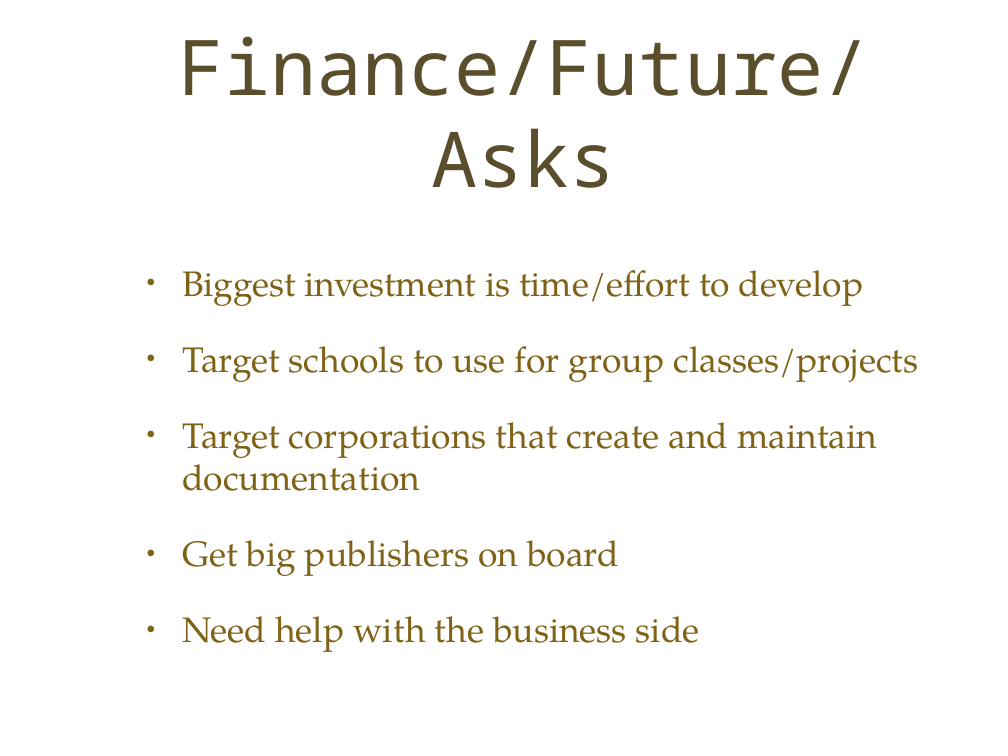
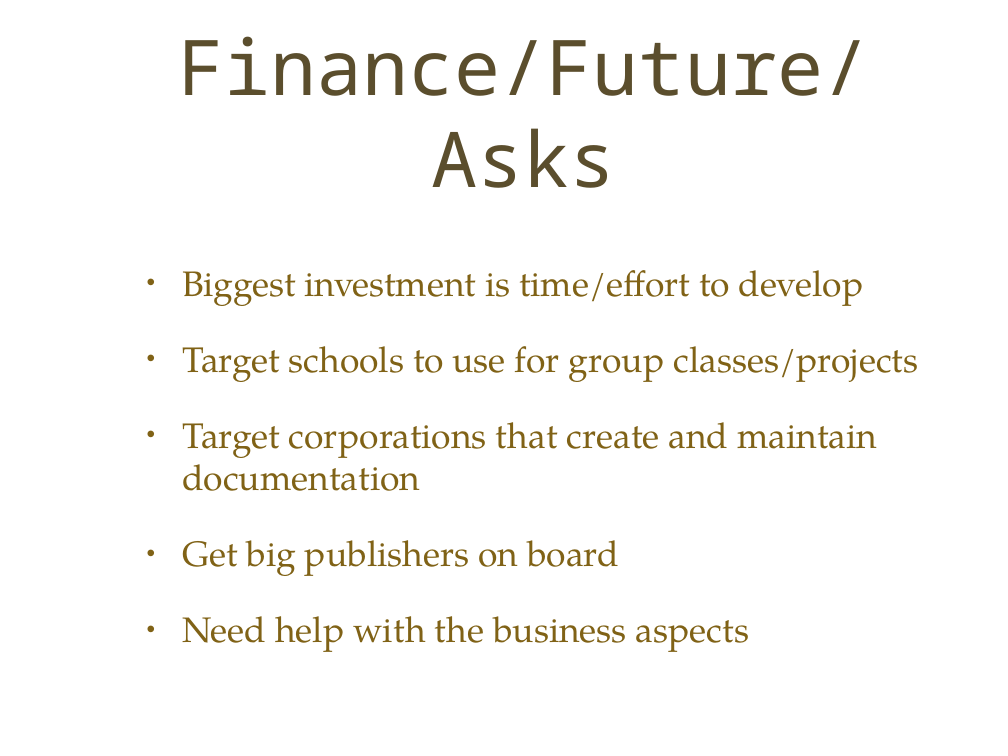
Before and after one commit to nullsix/fueledby.us-demo, a slide deck: slide 12 of pitch/pitch.ppt (slide 10 before the commit). Drawn at 1008x756 pixels with LibreOffice and Linux fonts; fonts in the diff are those of the drawing; background and template pictures are left out. Boxes give left, top, right and bottom in pixels: in the first picture for what was removed or moved away, otherwise in the second. Text is boxed around its words. In the diff, an @@ line names an element or a change of style, - is before the commit and + after.

```diff
--- a/pitch/pitch.ppt
+++ b/pitch/pitch.ppt
@@ text at (x1=182, y1=616, x2=749, y2=652): text changed @@
-• Need help with the business side
+• Need help with the business aspects
```
Also in this commit, not shown: 7 other slides changed, 2 slides added, 2 other files.
